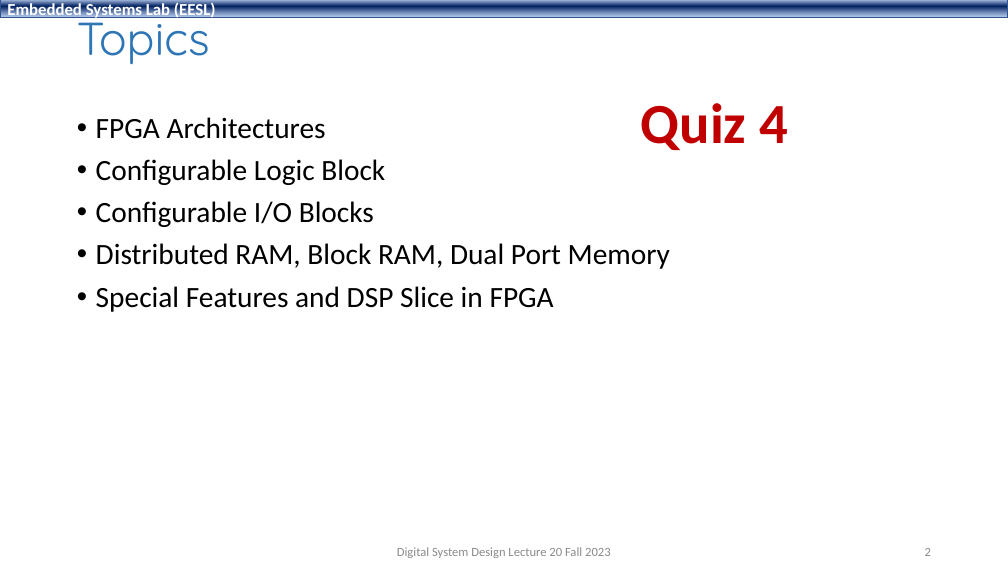
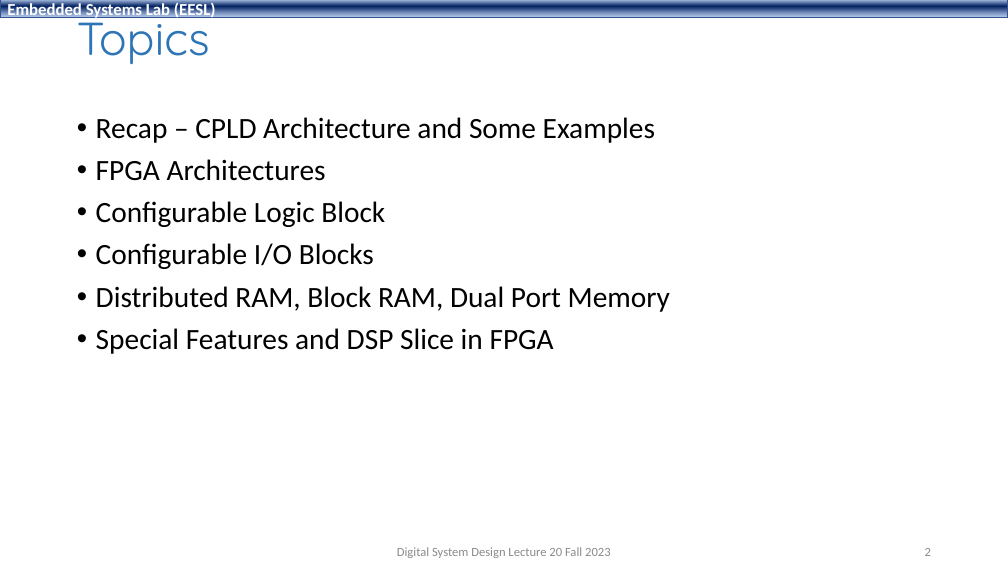
Before and after one commit to shahidmasud/shahidmasud.github.io, a slide deck: slide 2 of DSD_Lec20_Fall2023.ppsx. Drawn at 1008x567 pixels with LibreOffice and Linux fonts; fonts in the diff are those of the drawing; background and template pictures are left out. Boxes give left, top, right and bottom in pixels: in the first picture for what was removed or moved away, otherwise in the second. Text is boxed around its words. In the diff, an @@ line names an element or a change of style, - is before the commit and + after.

Commit message:
lec 20 ppsx

```diff
--- a/DSD_Lec20_Fall2023.ppsx
+++ b/DSD_Lec20_Fall2023.ppsx
@@ text at (96,117,655,143): paragraph added @@
+• Recap – CPLD Architecture and Some Examples
@@ text removed at (641,103,788,150) @@
-Quiz 4
```
Also in this commit, not shown: 1 other slide changed, 16 slides added.
